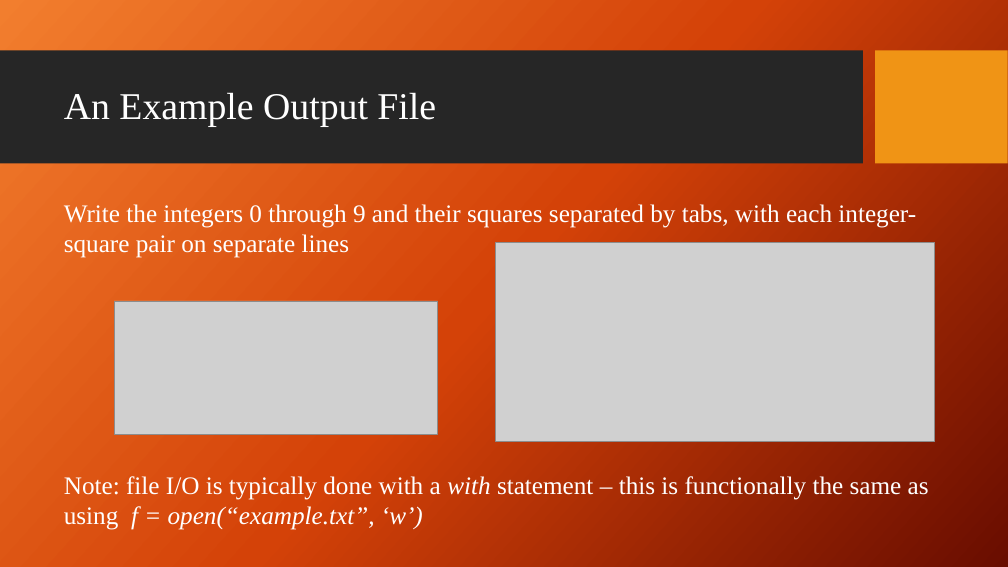
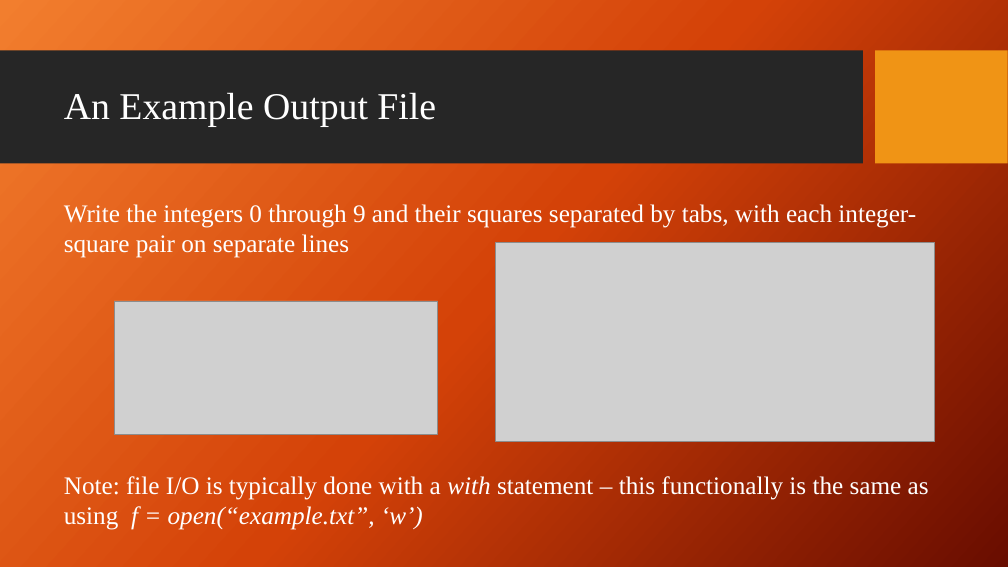
Before and after one commit to giganano/PythonBootcamp, a slide deck: slide 3 of slides/fileIO.pptx. Drawn at 1008x567 pixels with LibreOffice and Linux fonts; fonts in the diff are those of the drawing; grey boxes stand for pictures; background and template pictures are left out. Boxes give left, top, right and bottom in pixels: in the first picture for what was removed or moved away, otherwise in the second. Text is boxed around its words. In the diff, an @@ line names an element or a change of style, - is before the commit and + after.

```diff
--- a/slides/fileIO.pptx
+++ b/slides/fileIO.pptx
@@ text at <box>64,476,929,530</box>: text changed @@
-Note: file I/O is typically done with a with statement – this is functionally the same as using f = open(“example.txt”, ‘w’)
+Note: file I/O is typically done with a with statement – this functionally is the same as using f = open(“example.txt”, ‘w’)
```
Also in this commit, not shown: 2 other slides changed, 2 other files.
